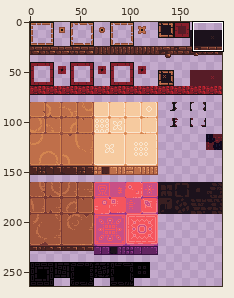
Edited in one commit: pixel-art file (BurningKnight/Content/Animations/desert_biome.ase). The picture above shows the old version from afar; the outline marks the close-up.
Close-up. Old version:
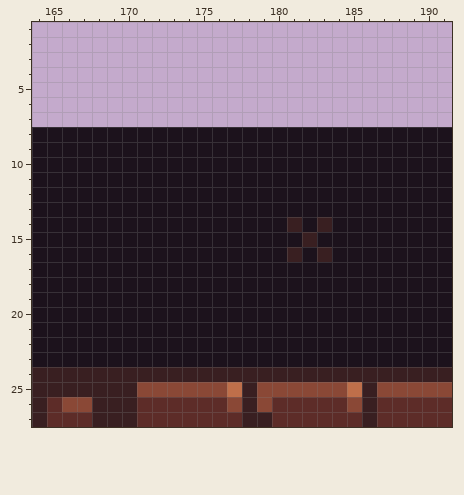
192x264 pixels, 1 frame. Colours within 5 levels of each other are drawn and written as one. Shown: x 164..191, y 1..27.
Now the later version:
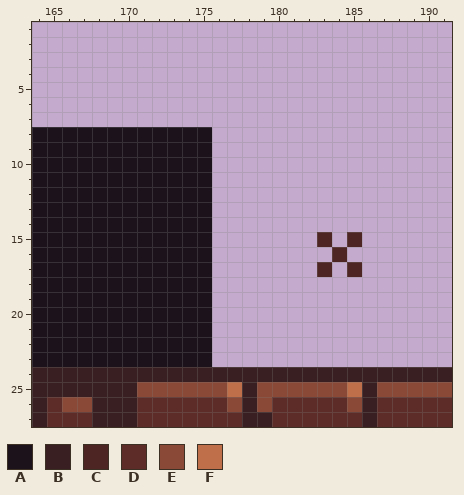
Palette (. is transparent): A #1c121c  B #391f21  C #4d2522  D #5d2c28  E #8a4836  F #bf6f4a
Difference:
y 8..13: x 176..191 AAAAAAAAAAAAAAAA -> ................
y 14: x 176..191 AAAAABABAAAAAAAA -> ................
y 15: x 176..191 AAAAAABAAAAAAAAA -> .......C.C......
y 16: x 176..191 AAAAABABAAAAAAAA -> ........C.......
y 17: x 176..191 AAAAAAAAAAAAAAAA -> .......C.C......
y 18..23: x 176..191 AAAAAAAAAAAAAAAA -> ................
Pixel boxes of the changes (left, top, right, bottom) in both close-ups:
changed: (212, 127, 452, 367)
